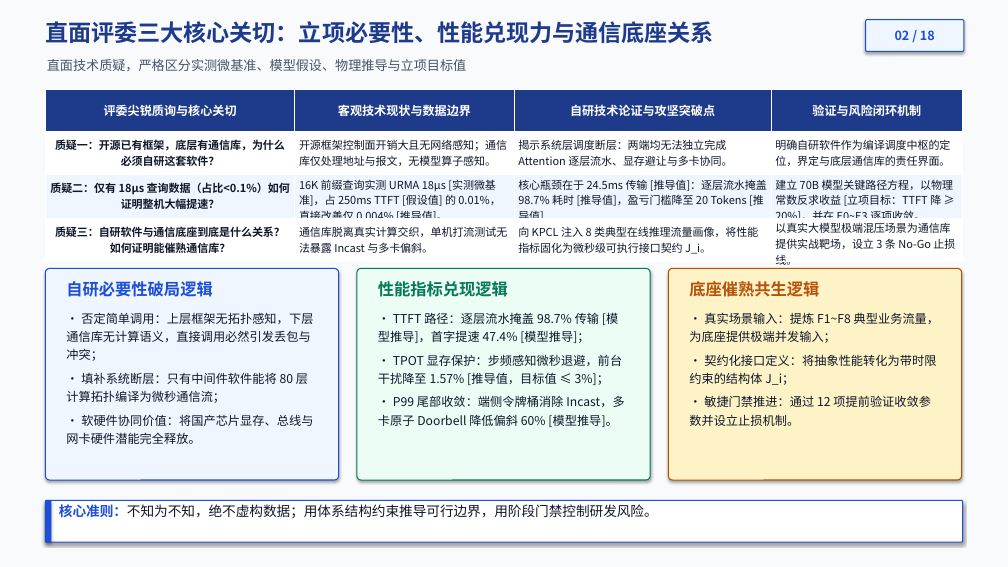
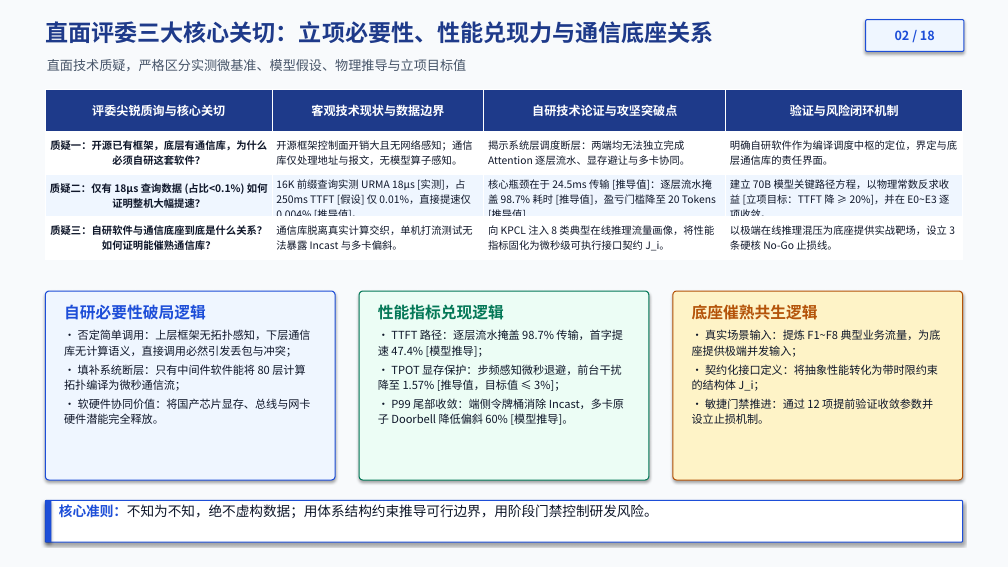
Before and after one commit to stonetree/reports, a slide deck: slide 2 of kvcache/unified_kv_memory/立项汇报PPTX/推理性能理论论证_20260907_Luna/统一异构KVCache存储池_推理性能理论论证_KPCL_20260908_v3_文风修订_预审版.pptx. Drawn at 1008x567 pixels with LibreOffice and Linux fonts; fonts in the diff are those of the drawing. Boxes give left, top, right and bottom in pixels: in the first picture for what was removed or moved away, otherwise in the second. Text is boxed around its words. In the diff, an @@ line names an element or a change of style, - is before the commit and + after.

```diff
--- a/kvcache/unified_kv_memory/立项汇报PPTX/推理性能理论论证_20260907_Luna/统一异构KVCache存储池_推理性能理论论证_KPCL_20260908_v3_文风修订_预审版.pptx
+++ b/kvcache/unified_kv_memory/立项汇报PPTX/推理性能理论论证_20260907_Luna/统一异构KVCache存储池_推理性能理论论证_KPCL_20260908_v3_文风修订_预审版.pptx
@@ table at [45, 89, 963, 259] @@
-row 3, column 1: 质疑二：仅有 18µs 查询数据（占比<0.1%）如何证明整机大幅提速？
+row 3, column 1: 质疑二：仅有 18µs 查询数据 (占比<0.1%) 如何证明整机大幅提速？
-row 3, column 2: 16K 前缀查询实测 URMA 18µs [实测微基准]，占 250ms TTFT [假设值] 的 0.01%，直接改善仅 0.004% [推导值]。
+row 3, column 2: 16K 前缀查询实测 URMA 18µs [实测]，占 250ms TTFT [假设] 仅 0.01%，直接提速仅 0.004% [推导值]。
-row 4, column 4: 以真实大模型极端混压场景为通信库提供实战靶场，设立 3 条 No-Go 止损线。
+row 4, column 4: 以极端在线推理混压为底座提供实战靶场，设立 3 条硬核 No-Go 止损线。
@@ size 10.5 to 9.8 pt in "质疑一：开源已有框架，底层有通信库，为什么必须自研这套软件？", "开源框架控制面开销大且无网络感知；通信库仅处理地址与报文，无模型算子感知。", "揭示系统层调度断层：两端均无法独立完成 Attention 逐层流水、显存避让与多卡协同。", "明确自研软件作为编译调度中枢的定位，界定与底层通信库的责任界面。" and 5 more places @@
@@ rounded rectangle: place and size @@
-rounded rectangle at [45, 268, 339, 480]
+rounded rectangle at [45, 291, 335, 480]
@@ text "自研必要性破局逻辑": place and size @@
-text "自研必要性破局逻辑" at [66, 281, 313, 444]
+text "自研必要性破局逻辑" at [64, 304, 311, 424]
@@ text "自研必要性破局逻辑" at [64, 304, 311, 424]: size 15.5 to 15 pt in "自研必要性破局逻辑"; size 11.6 to 10.6 pt; less space between paragraphs; line spacing 1.25 to 1.18 @@
@@ rounded rectangle: place and size @@
-rounded rectangle at [357, 268, 650, 480]
+rounded rectangle at [359, 291, 649, 480]
@@ text "性能指标兑现逻辑": place and size @@
-text "性能指标兑现逻辑" at [378, 281, 624, 427]
+text "性能指标兑现逻辑" at [378, 304, 624, 425]
@@ rounded rectangle: place and size @@
-rounded rectangle at [668, 268, 962, 480]
+rounded rectangle at [673, 291, 963, 480]
@@ text "底座催熟共生逻辑": place and size @@
-text "底座催熟共生逻辑" at [689, 281, 939, 426]
+text "底座催熟共生逻辑" at [692, 304, 941, 424]
@@ text "底座催熟共生逻辑" at [692, 304, 941, 424]: size 15.5 to 15 pt in "底座催熟共生逻辑"; size 11.6 to 10.6 pt; less space between paragraphs; line spacing 1.25 to 1.18 @@
@@ text at [378, 329, 623, 357]: text changed; size 11.6 to 10.6 pt @@
-• TTFT 路径：逐层流水掩盖 98.7% 传输 [模型推导]，首字提速 47.4% [模型推导]；
+• TTFT 路径：逐层流水掩盖 98.7% 传输，首字提速 47.4% [模型推导]；
@@ text at [378, 304, 624, 425]: size 15.5 to 15 pt in "性能指标兑现逻辑"; size 11.6 to 10.6 pt in "• TPOT 显存保护：步频感知微秒退避，前台干扰降至 1.57% [推导值，目标值 ≤ 3%]；", "• P99 尾部收敛：端侧令牌桶消除 Incast，多卡原子 Doorbell 降低偏斜 60% ..."; less space between paragraphs; line spacing 1.25 to 1.18 @@
```
Also in this commit, not shown: 11 other slides changed, 1 other file.
